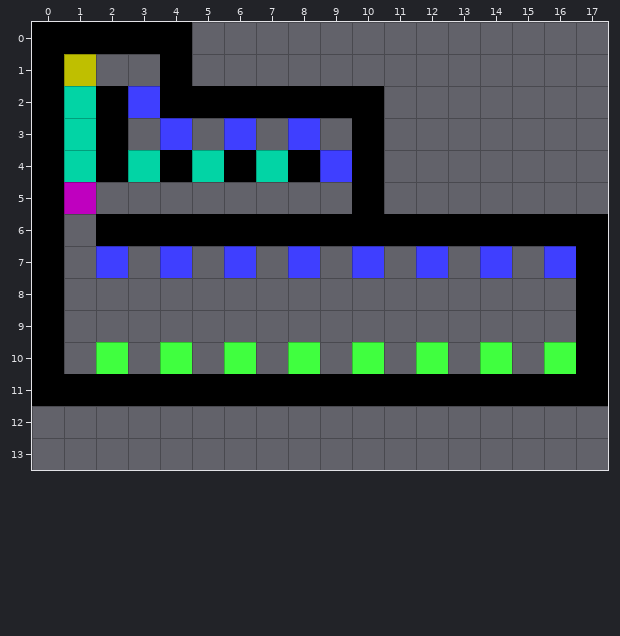
Tiled map, stored at maps/World 1/map6.tmx. The first picture shows the starting point.
Cells are 32x32 px. Shown: x 0..17, y 0..13. The old version is drawn lined up with the new one.
After the commit:
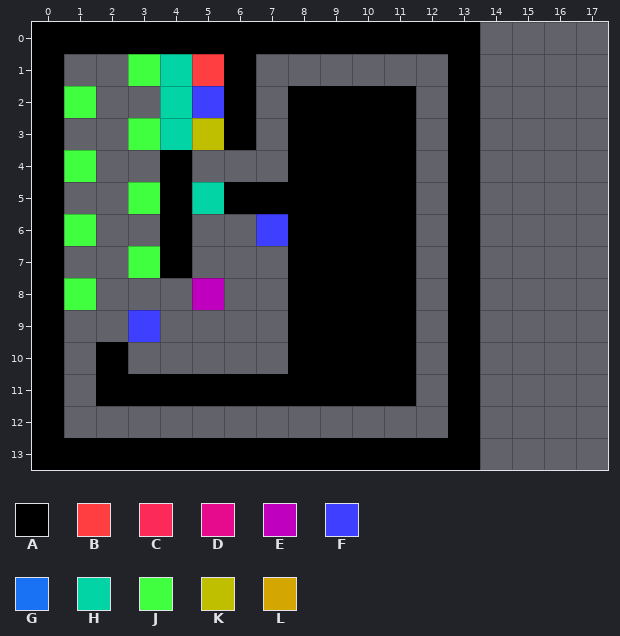
Key: from "basic": A 10 "Wall", B 11 "001", C 12 "002", D 14 "004", E 16 "006", F 21 "011", G 23 "013", H 27 "017", J 31 "021", K 36 "026", L 37 "027".
_ is an empty cell.
Objects are placed by their top-left corner, in cells (3,4 is the top-left corner of cell 3,4); size is 1x1 cell unless given.
Tiles replaced or removed in this view: A, E, G, H, J, L.
What changed:
Changed rows in their new state; . is an unchanged cell.
map size 18x14 -> 14x14 cells (old content now starts at 0,-2; both pictures use the new coordinates)
Layer "tiles":
first column x 0:
 0 .....AAAAAAAAA....
 1 ._.JHCA......A....
 2 .J__HF._...A.A....
 3 .__JHLA.AA.A.A....
 4 .J__.___.A.A.A....
 5 ._..AHAAAA.A.A....
 6 .J__.__F...._.____
 7 .._.A._.AAAA_A_.__
 8 .....D..AAAA.A..._
 9 ........AAAA.A..._
10 ..A._._.AAAA_A_.__
11 ._.........._.____
12 A............A....
13 AAAAAAAAAAAAAA....
Layer "objects":
changed: F "3" at 6,7 -> F "3" at 5,2
changed: H "glass" at 1,3 -> J "toggle 'unpassable' to 3" at 1,2
changed: F "3" at 4,3 -> K "Flag" at 5,3
added: H "glass" at 4,1
added: B "2" at 5,1
added: J "transform 2 to 3" at 3,1
added: H "glass" at 4,2
added: H "glass" at 4,3
added: J "toggle 'kills' to 3" at 3,3
added: J "toggle 'blocks vision' to 1" at 1,4
added: H "glass" at 5,5
added: J "toggle 'blocks vision' to gl" at 3,5
added: J "transform Flag to 3" at 1,6
added: F "3" at 7,6
added: J "transform Flag to glass" at 3,7
added: E "Start" at 5,8
added: J "toggle 'win condition' to 2" at 1,8
added: F "3" at 3,9
removed: K "Flag" at 1,1
removed: F "1" at 3,2
removed: H "glass" at 1,2
removed: F "6" at 6,3
removed: F "2" at 8,3
removed: F "4" at 9,4
removed: H "glass" at 1,4
removed: H "glass" at 3,4
removed: H "glass" at 5,4
removed: H "glass" at 7,4
removed: E "Start" at 1,5
removed: F "1" at 2,7
removed: F "2" at 4,7
removed: F "4" at 8,7
removed: F "6" at 12,7
removed: F "5" at 10,7
removed: F "7" at 14,7
removed: F "8" at 16,7
removed: J "toggle 'unpassable' to 2" at 2,10
removed: J "toggle 'unpassable' to 2" at 4,10
removed: J "toggle 'unpassable' to 3" at 6,10
removed: J "toggle 'unpassable' to 4" at 8,10
removed: J "toggle 'kills' to 5" at 10,10
removed: J "toggle 'unpassable' to 6" at 12,10
removed: J "toggle 'kills' to 7" at 14,10
removed: J "toggle 'kills' to 8" at 16,10
Boxes around the changes in both pictures, in picture pixels (x1, y1, x2, y2):
changed: (32, 22, 608, 470)
